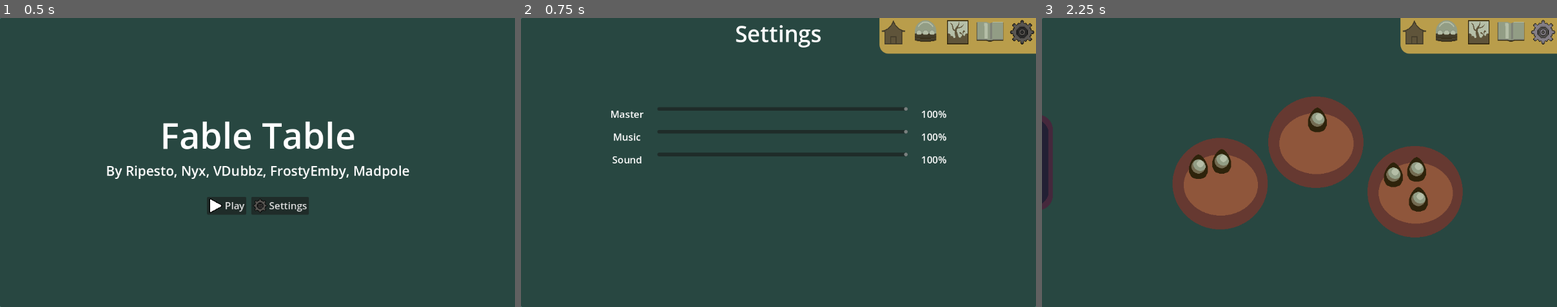
Above: before the commit, frames 1-3 (left to right).
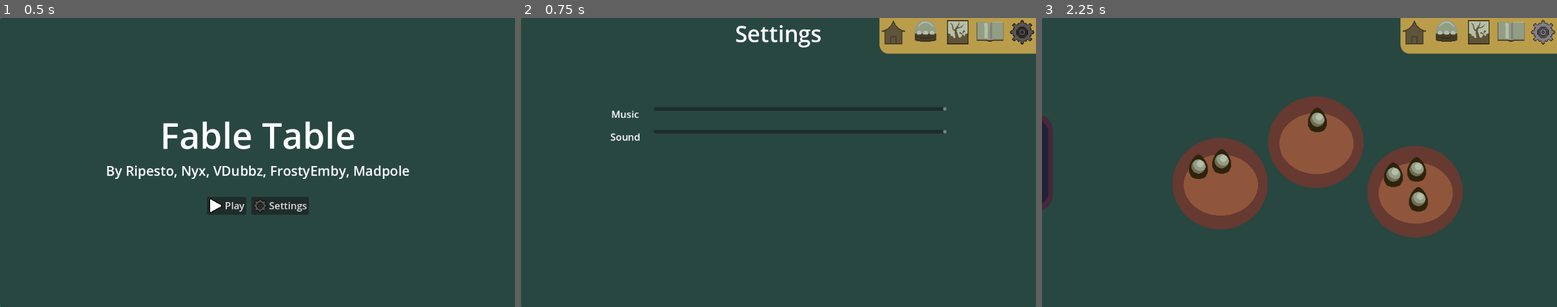
Above: after the commit, the same moments.

Repository: FrostyEmby/cafe-dot-secret-ingredient
Game: Godot game, scene res://scenes/main_menu.tscn
Two runs of this game, one before a commit and one after it. Both use one fixed random seed, a clock stepped at 60 frames per second and the inputs below.
Inputs (mouse positions are in pixels of both pictures, inside the frame that each line leads up to):
- Up to frame 1 (0.5 s): no input
- Up to frame 2 (0.75 s): click "Settings" at 0.5 s
- Up to frame 3 (2.25 s): click (1541, 35) at 1.25 s; click (1412, 35) at 2 s

Frame 1 is identical in both runs. In frame 2, 1.2% of the frame differs, in the area x 17-83%, y 30-51%; in frame 3, nothing differs.

Commit message:
Added basic music support
Only for main menu and settings rn. Also these files may be replaced with wav files, but for now they will do the job

Diff:
--- a/resources/default_bus_layout.tres
+++ b/resources/default_bus_layout.tres
@@ -1,15 +1,9 @@
 [gd_resource type="AudioBusLayout" format=3 uid="uid://dwyyjogn0otbj"]
 
 [resource]
-bus/1/name = &"Music 2"
+bus/1/name = &"SFX"
 bus/1/solo = false
 bus/1/mute = false
 bus/1/bypass_fx = false
 bus/1/volume_db = 0.0
 bus/1/send = &"Master"
-bus/2/name = &"SFX"
-bus/2/solo = false
-bus/2/mute = false
-bus/2/bypass_fx = false
-bus/2/volume_db = 0.0
-bus/2/send = &"Master"
--- a/scenes/main_menu.tscn
+++ b/scenes/main_menu.tscn
@@ -1,10 +1,11 @@
-[gd_scene load_steps=8 format=3 uid="uid://dhs6v4k8dmjo4"]
+[gd_scene load_steps=9 format=3 uid="uid://dhs6v4k8dmjo4"]
 
 [ext_resource type="Script" uid="uid://dvdg3gi0uee1j" path="res://scripts/main_menu.gd" id="1_wu84c"]
 [ext_resource type="Theme" uid="uid://4vrmlk1raavy" path="res://resources/theme.tres" id="2_8ln24"]
 [ext_resource type="Texture2D" uid="uid://b24uftqnjnnwv" path="res://art/icons/Play.png" id="3_rtw2f"]
 [ext_resource type="Texture2D" uid="uid://cgn6g6ykgffnx" path="res://art/icons/gear.png" id="4_oa1go"]
 [ext_resource type="PackedScene" uid="uid://b085dkuk7uq8r" path="res://scenes/mini_menu.tscn" id="5_8ln24"]
+[ext_resource type="AudioStream" uid="uid://dua8lnjhyuby6" path="res://music/Calm entry.mp3" id="6_rtw2f"]
 
 [sub_resource type="LabelSettings" id="LabelSettings_fu7sn"]
 font_size = 80
@@ -74,5 +75,10 @@
 offset_left = 802.0
 offset_right = 1152.0
 
+[node name="AudioStreamPlayer" type="AudioStreamPlayer" parent="."]
+stream = ExtResource("6_rtw2f")
+autoplay = true
+bus = &"Music"
+
 [connection signal="pressed" from="PanelContainer/VBoxContainer/HBoxContainer/Play" to="." method="_on_play_pressed"]
 [connection signal="pressed" from="PanelContainer/VBoxContainer/HBoxContainer/Settings" to="." method="_on_settings_pressed"]
--- a/scenes/settings.tscn
+++ b/scenes/settings.tscn
@@ -1,10 +1,11 @@
-[gd_scene load_steps=9 format=3 uid="uid://bgagifdev40yk"]
+[gd_scene load_steps=10 format=3 uid="uid://bgagifdev40yk"]
 
 [ext_resource type="Theme" uid="uid://4vrmlk1raavy" path="res://resources/theme.tres" id="1_5p8wc"]
 [ext_resource type="Script" uid="uid://bval0fmdjaet" path="res://scripts/settings.gd" id="1_r6d6q"]
 [ext_resource type="Texture2D" uid="uid://dubt5x0ntj1od" path="res://art/icons/back.png" id="3_6wm04"]
 [ext_resource type="Texture2D" uid="uid://c5son408o0nng" path="res://art/icons/back-small.png" id="4_es4n0"]
 [ext_resource type="PackedScene" uid="uid://b085dkuk7uq8r" path="res://scenes/mini_menu.tscn" id="5_gis3k"]
+[ext_resource type="AudioStream" uid="uid://lv5mvil3c4fk" path="res://music/Hang on.mp3" id="6_gis3k"]
 
 [sub_resource type="LabelSettings" id="LabelSettings_36l1p"]
 font_size = 50
@@ -49,26 +50,7 @@
 [node name="GridContainer" type="GridContainer" parent="PanelContainer/MarginContainer"]
 layout_mode = 2
 theme = ExtResource("1_5p8wc")
-columns = 3
-
-[node name="Master" type="Label" parent="PanelContainer/MarginContainer/GridContainer"]
-layout_mode = 2
-text = "Master"
-label_settings = SubResource("LabelSettings_5p8wc")
-horizontal_alignment = 1
-
-[node name="Master Volume" type="HScrollBar" parent="PanelContainer/MarginContainer/GridContainer"]
-layout_mode = 2
-size_flags_horizontal = 3
-size_flags_stretch_ratio = 1.5
-value = 100.0
-rounded = true
-
-[node name="Master Display" type="Label" parent="PanelContainer/MarginContainer/GridContainer"]
-layout_mode = 2
-text = "100%"
-label_settings = SubResource("LabelSettings_5p8wc")
-horizontal_alignment = 1
+columns = 2
 
 [node name="Music" type="Label" parent="PanelContainer/MarginContainer/GridContainer"]
 layout_mode = 2
@@ -80,14 +62,8 @@
 layout_mode = 2
 size_flags_horizontal = 3
 size_flags_stretch_ratio = 1.5
-value = 100.0
-rounded = true
-
-[node name="Volume Display" type="Label" parent="PanelContainer/MarginContainer/GridContainer"]
-layout_mode = 2
-text = "100%"
-label_settings = SubResource("LabelSettings_5p8wc")
-horizontal_alignment = 1
+max_value = 1.0
+value = 1.0
 
 [node name="Sound Effects" type="Label" parent="PanelContainer/MarginContainer/GridContainer"]
 layout_mode = 2
@@ -99,14 +75,8 @@
 layout_mode = 2
 size_flags_horizontal = 3
 size_flags_stretch_ratio = 1.5
-value = 100.0
-rounded = true
-
-[node name="Sound Display" type="Label" parent="PanelContainer/MarginContainer/GridContainer"]
-layout_mode = 2
-text = "100%"
-label_settings = SubResource("LabelSettings_5p8wc")
-horizontal_alignment = 1
+max_value = 1.0
+value = 1.0
 
 [node name="Back" type="TextureButton" parent="PanelContainer/MarginContainer/GridContainer"]
 visible = false
@@ -123,7 +93,10 @@
 offset_left = 802.0
 offset_right = 1152.0
 
-[connection signal="value_changed" from="PanelContainer/MarginContainer/GridContainer/Master Volume" to="." method="_on_master_volume_value_changed"]
-[connection signal="value_changed" from="PanelContainer/MarginContainer/GridContainer/Music Volume" to="." method="_on_music_volume_value_changed"]
+[node name="AudioStreamPlayer" type="AudioStreamPlayer" parent="."]
+stream = ExtResource("6_gis3k")
+autoplay = true
+
+[connection signal="value_changed" from="PanelContainer/MarginContainer/GridContainer/Music Volume" to="." method="_on_master_volume_value_changed"]
 [connection signal="value_changed" from="PanelContainer/MarginContainer/GridContainer/Sound Volume" to="." method="_on_sound_volume_value_changed"]
 [connection signal="pressed" from="PanelContainer/MarginContainer/GridContainer/Back" to="." method="_on_back_pressed"]
--- a/scripts/settings.gd
+++ b/scripts/settings.gd
@@ -1,23 +1,19 @@
 extends Control
 
-@onready var master_volume : Label = $"PanelContainer/MarginContainer/GridContainer/Master Display"
-@onready var music_volume : Label = $"PanelContainer/MarginContainer/GridContainer/Volume Display"
-@onready var sound_volume : Label = $"PanelContainer/MarginContainer/GridContainer/Sound Display"
+@onready var music = $"PanelContainer/MarginContainer/GridContainer/Music Volume"
+@onready var sound = $"PanelContainer/MarginContainer/GridContainer/Sound Volume"
+
+func _ready() -> void:
+	music.value = AudioServer.get_bus_volume_linear(0)
+	sound.value = AudioServer.get_bus_volume_linear(1)
 
 
 func _on_master_volume_value_changed(value: float) -> void:
-	master_volume.text = str(value) + "%"
 	AudioServer.set_bus_volume_linear(0, value)
 
 
-func _on_music_volume_value_changed(value: float) -> void:
-	music_volume.text = str(value) + "%"
+func _on_sound_volume_value_changed(value: float) -> void:
 	AudioServer.set_bus_volume_linear(1, value)
-
-
-func _on_sound_volume_value_changed(value: float) -> void:
-	sound_volume.text = str(value) + "%"
-	AudioServer.set_bus_volume_linear(2, value)
 
 func _on_back_pressed() -> void:
 	# go back to main menu
Not shown, added: music/Calm entry.mp3.import
Not shown, added: music/Hang on.mp3.import
Not shown, added: music/Calm entry.mp3
Not shown, added: music/Hang on.mp3
